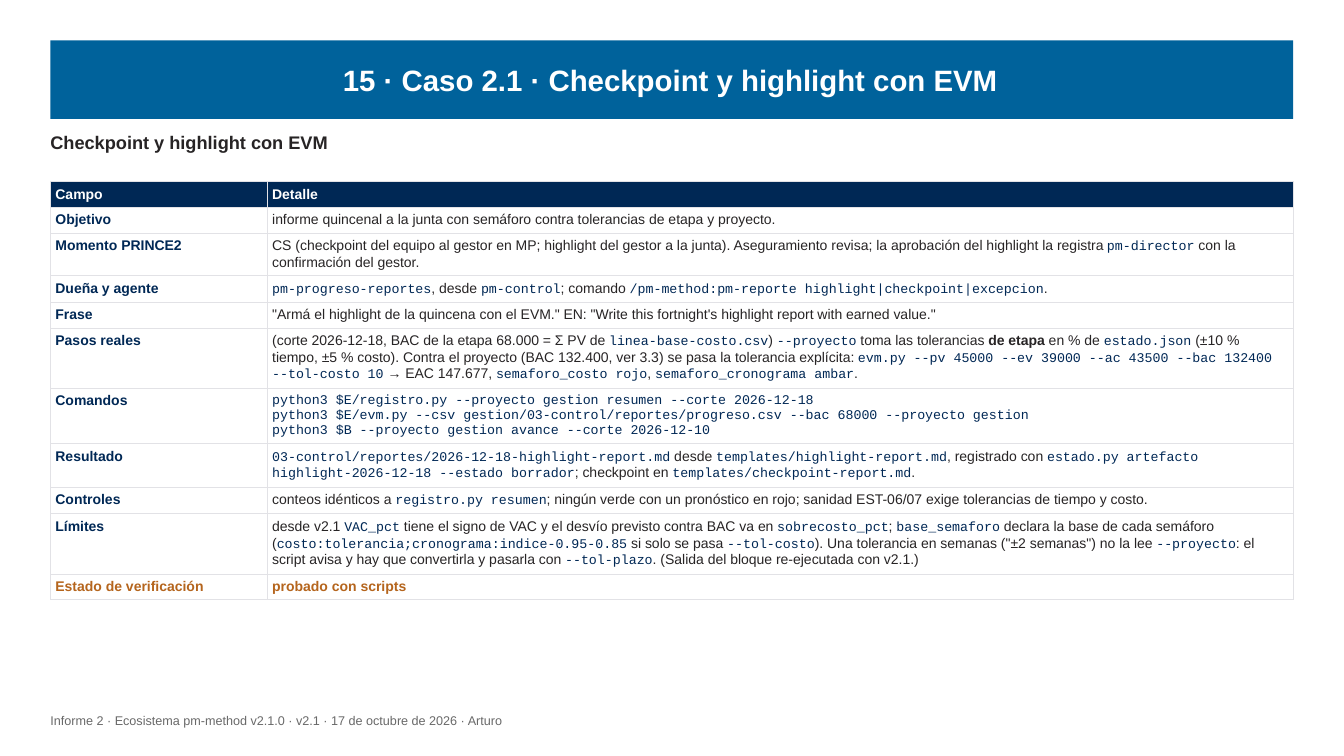
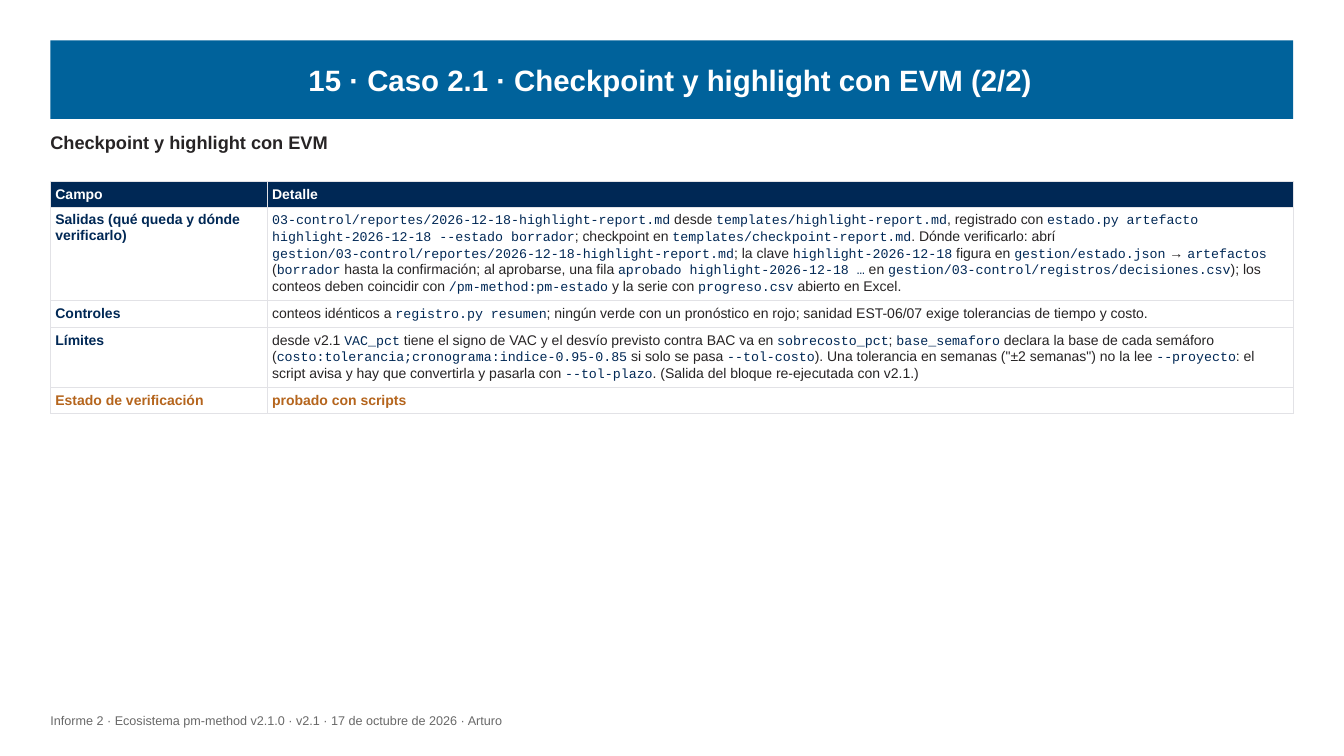
Before and after one commit to Arturo-Penas-Rial/pm-method, a slide deck: slide 119 of docs/informe/informe-2-ecosistema-pm-method-v2.1.pptx (slide 117 before the commit). Drawn at 1344x756 pixels with LibreOffice and Linux fonts; fonts in the diff are those of the drawing. Boxes give left, top, right and bottom in pixels: in the first picture for what was removed or moved away, otherwise in the second. Text is boxed around its words. In the diff, an @@ line names an element or a change of style, - is before the commit and + after.

Commit message:
pm-method 2.1.0: guías E2E para el usuario, prompts y entradas/salidas en los casos, diagramas legibles

```diff
--- a/docs/informe/informe-2-ecosistema-pm-method-v2.1.pptx
+++ b/docs/informe/informe-2-ecosistema-pm-method-v2.1.pptx
@@ title at bbox=[308, 69, 1031, 97]: text changed @@
-15 · Caso 2.1 · Checkpoint y highlight con EVM
+15 · Caso 2.1 · Checkpoint y highlight con EVM (2/2)
@@ table at bbox=[50, 181, 1294, 412] @@
-row 2: Objetivo | informe quincenal a la junta con semáforo contra tolerancias de etapa y proyecto.
-row 3: Momento PRINCE2 | CS (checkpoint del equipo al gestor en MP; highlight del gestor a la junta). Aseguramiento revisa; la aprobación del highlight la registra pm-director con la confirmación del gestor.
-row 4: Dueña y agente | pm-progreso-reportes, desde pm-control; comando /pm-method:pm-reporte highlight|checkpoint|excepcion.
-row 5: Frase | "Armá el highlight de la quincena con el EVM." EN: "Write this fortnight's highlight report with earned value."
-row 6: Pasos reales | (corte 2026-12-18, BAC de la etapa 68.000 = Σ PV de linea-base-costo.csv) --proyecto toma las tolerancias de etapa en % de estado.json (±10 % tiempo, ±5 % costo). Contra el proyecto (BAC 132.400, ver 3.3) se pasa la tolerancia explícita: evm.py --pv 45000 --ev 39000 --ac 43500 --bac 132400 --tol-costo 10 → EAC 147.677, semaforo_costo rojo, semaforo_cronograma ambar.
-row 7: Comandos | python3 $E/registro.py --proyecto gestion resumen --corte 2026-12-18 python3 $E/evm.py --csv gestion/03-control/reportes/progreso.csv --bac 68000 --proyecto gestion python3 $B --proyecto gestion avance --corte 2026-12-10
-row 8: Resultado | 03-control/reportes/2026-12-18-highlight-report.md desde templates/highlight-report.md, registrado con estado.py artefacto highlight-2026-12-18 --estado borrador; checkpoint en templates/checkpoint-report.md.
+row 2: Salidas (qué queda y dónde verificarlo) | 03-control/reportes/2026-12-18-highlight-report.md desde templates/highlight-report.md, registrado con estado.py artefacto highlight-2026-12-18 --estado borrador; checkpoint en templates/checkpoint-report.md. Dónde verificarlo: abrí gestion/03-control/reportes/2026-12-18-highlight-report.md; la clave highlight-2026-12-18 figura en gestion/estado.json → artefactos (borrador hasta la confirmación; al aprobarse, una fila aprobado highlight-2026-12-18 … en gestion/03-control/registros/decisiones.csv); los conteos deben coincidir con /pm-method:pm-estado y la serie con progreso.csv abierto en Excel.
```
Also in this commit, not shown: 45 other slides changed, 7 slides added, 1 slide removed, 52 other files.
